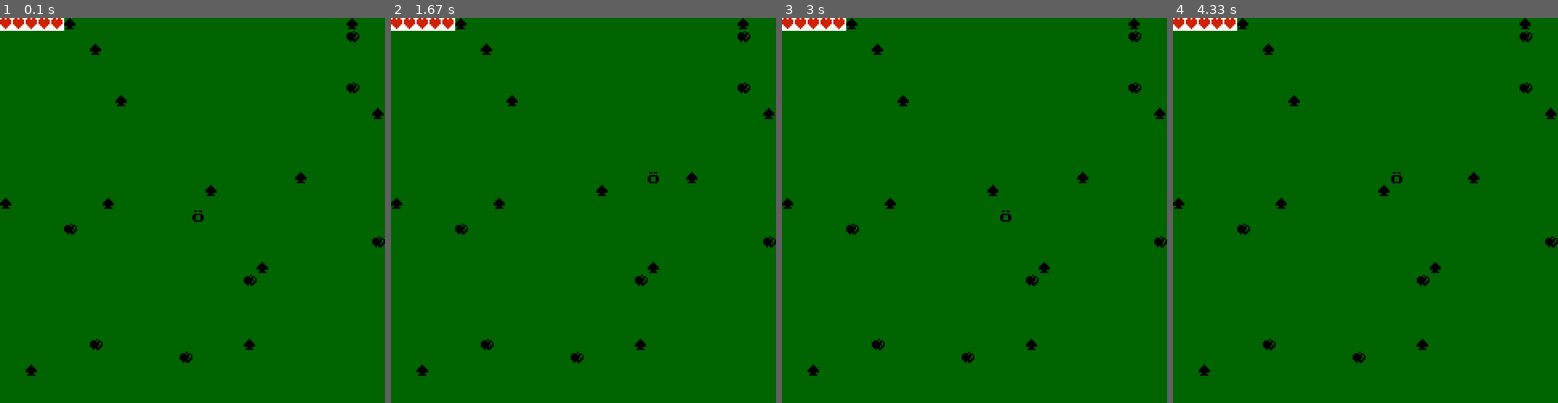
Above: before the commit, frames 1-4 (left to right).
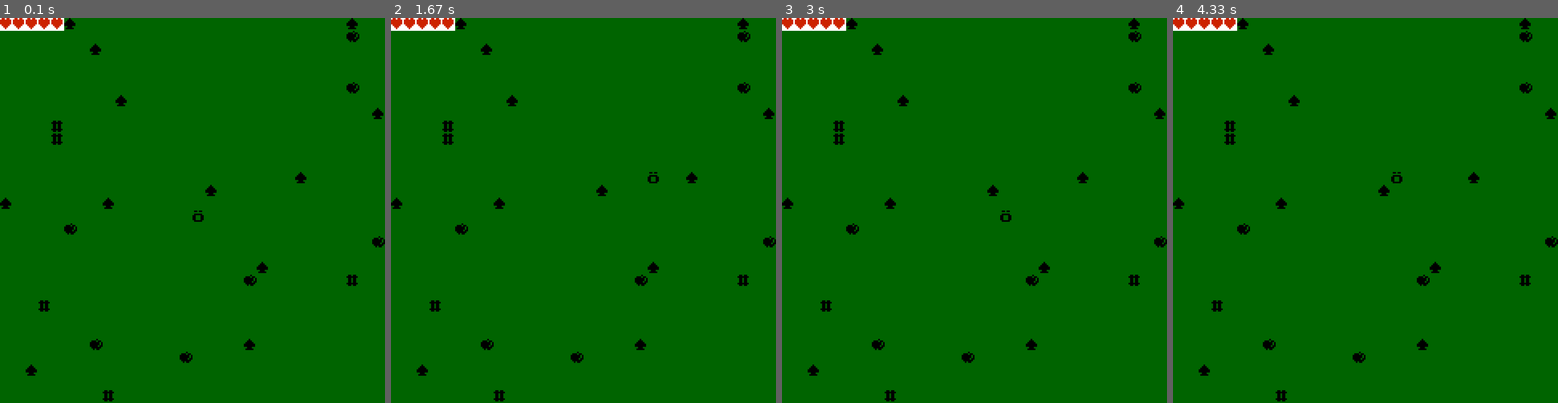
Above: after the commit, the same moments.

Repository: EuMiguelll/Projeto-Python-Individual-EuMiguel
Game: pygame game, started from codigo/jogo.py
Two runs of this game, one before a commit and one after it. Both use one fixed random seed, a clock stepped at 60 frames per second and the inputs below.
Inputs:
- Up to frame 1 (0.1 s): no input
- Up to frame 2 (1.67 s): hold Right 0.33-0.8 s; hold Up 0.83-1.28 s; hold Right from 1.32 s (still down)
- Up to frame 3 (3 s): release Right at 1.8 s; hold Left 1.83-2.37 s; hold Down 2.4-2.92 s; hold Left from 2.95 s (still down)
- Up to frame 4 (4.33 s): release Left at 3.48 s; hold Up 3.52-4.05 s; hold Right from 4.08 s (still down)

The runs differ from the first frame. In frame 1, 0.3% of the frame differs, in the area x 10-93%, y 26-100%; in frame 2, 0.3%; in frame 3, 0.3%; in frame 4, 0.3%.

Commit message:
nao lembro oqq eu fiz ;-;

Diff:
--- a/codigo/inicializacao.py
+++ b/codigo/inicializacao.py
@@ -101,6 +101,7 @@
     objetos = []
     objetos += gera_objetos(8, CORACAO, VERMELHO, largura_mapa, altura_mapa, posicoes_ocupadas)
     objetos += gera_objetos(12, ESPINHO, VERDE_CLARO, largura_mapa, altura_mapa, posicoes_ocupadas)
+    objetos += gera_objetos(5, PAREDE, MARROM_ESCURO, largura_mapa, altura_mapa, posicoes_ocupadas)
 
     return {
         'tela_atual': TELA_JOGO,
--- a/codigo/tela_jogo.py
+++ b/codigo/tela_jogo.py
@@ -24,12 +24,14 @@
 
 
 
-    #desenha os espinhos e o coracao
+    #desenha os espinhos e o coracao e parede
     for objeto in estado["objetos"]:
         if objeto["tipo"] == ESPINHO:
             motor.desenha_string(janela, objeto["posicao"][0], objeto["posicao"][1], ESPINHO, VERDE_ESCURO, PRETO)
         elif objeto["tipo"] == CORACAO:
             motor.desenha_string(janela, objeto["posicao"][0], objeto["posicao"][1], CORACAO, VERDE_ESCURO, PRETO)
+        elif objeto["tipo"] == PAREDE:
+            motor.desenha_string(janela, objeto["posicao"][0], objeto["posicao"][1], PAREDE,VERDE_ESCURO, PRETO)
 
     #desenha o personagem principal
     motor.desenha_string(janela, estado["pos_jogador"][0], estado["pos_jogador"][1], JOGADOR, VERDE_ESCURO, PRETO)
@@ -63,14 +65,13 @@
         estado["pos_jogador"][1]+=1
 
 
-    #checa se o jogador está tocando em um espinho ou coracao
+    #checa se o jogador está tocando em um espinho ou coracao ou parede
     for objeto in estado["objetos"]:
         if objeto["tipo"] == ESPINHO:
             if objeto["posicao"] == estado["pos_jogador"]:
                 estado["mensagem"] = "VOCE TOCOU NO ESPINHO!! -1HP"
                 estado["vidas"] -=1
         elif objeto["tipo"] == CORACAO:
-
             if objeto["posicao"] == estado["pos_jogador"]:
                 if estado["vidas"] < estado["max_vidas"]:
                     estado["mensagem"] = "VOCE PEGOU UMA VIDA!! +1HP"
@@ -78,6 +79,9 @@
                 else:
                     estado["mensagem"] = "FULL HP!!"
                 estado["objetos"].remove(objeto)
+        elif objeto["tipo"] == PAREDE:
+            if objeto["posicao"] == estado["pos_jogador"]:
+                estado["mensagem"] = "VOCE NAO PODE PASSA POR AQUI"
 
 
 
